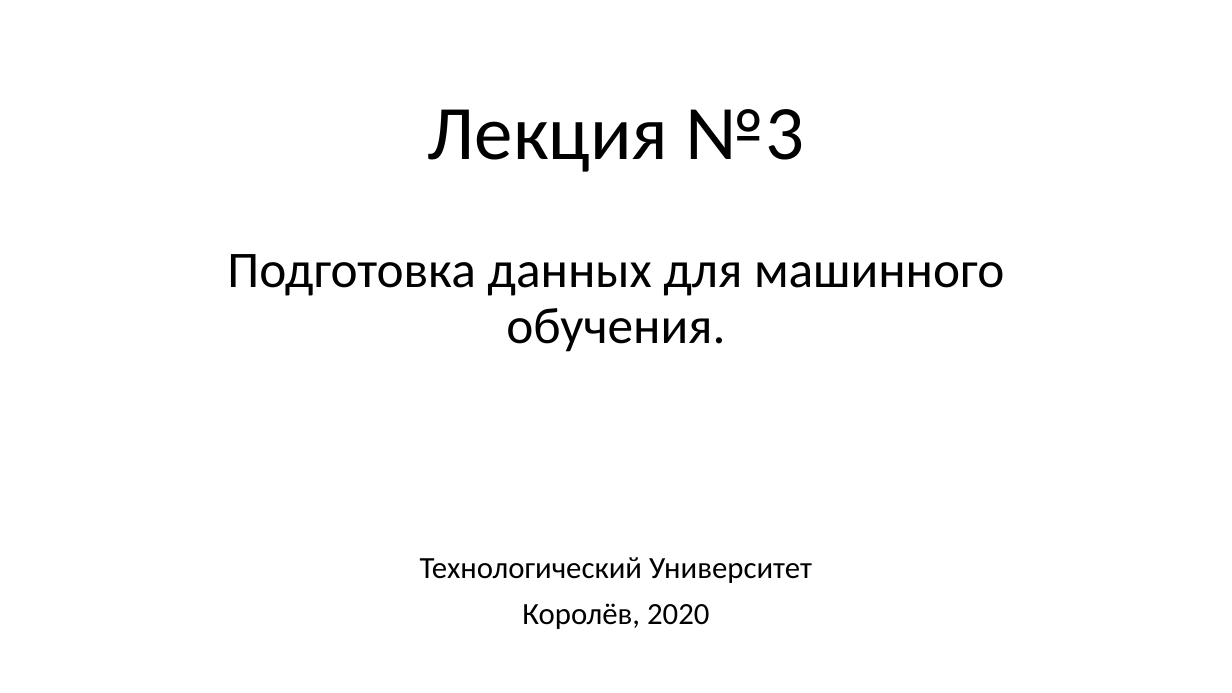
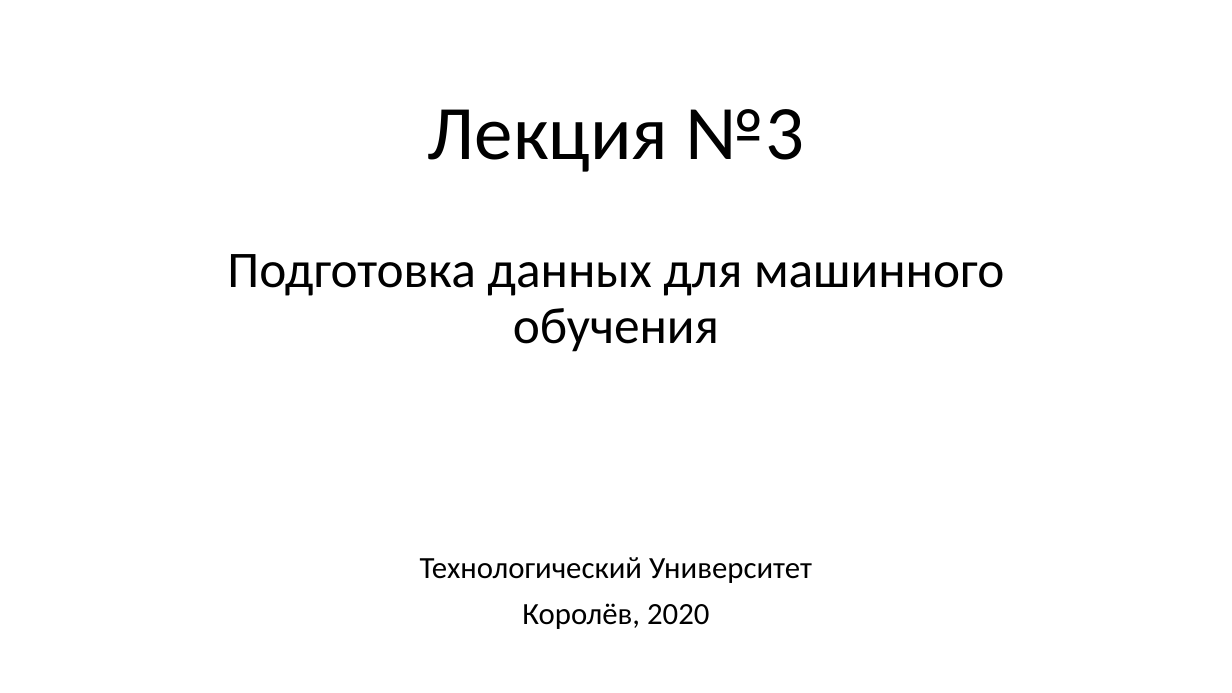
Before and after one commit to mosalov/AI_main_lectures, a slide deck: slide 1 of Лекция 3.pptx. Drawn at 1232x693 pixels with LibreOffice and Linux fonts; fonts in the diff are those of the drawing. Boxes give left, top, right and bottom in pixels: in the first picture for what was removed or moved away, otherwise in the second. Text is boxed around its words. In the diff, an @@ line names an element or a change of style, - is before the commit and + after.

```diff
--- a/Лекция 3.pptx
+++ b/Лекция 3.pptx
@@ subtitle at (227,254,1004,352): text changed @@
-Подготовка данных для машинного обучения.
+Подготовка данных для машинного обучения
```
Also in this commit, not shown: 1 other slide changed.
